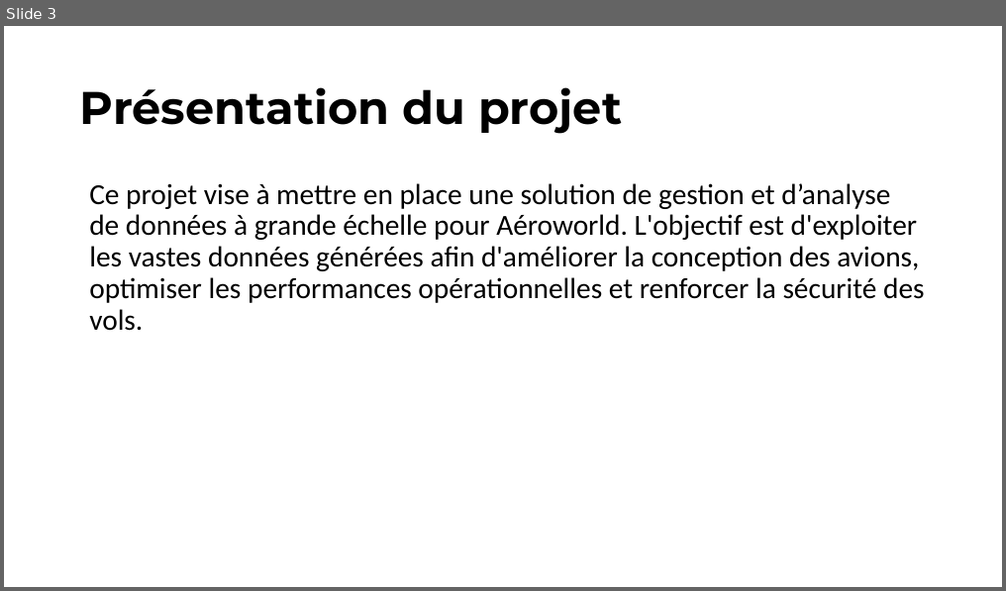
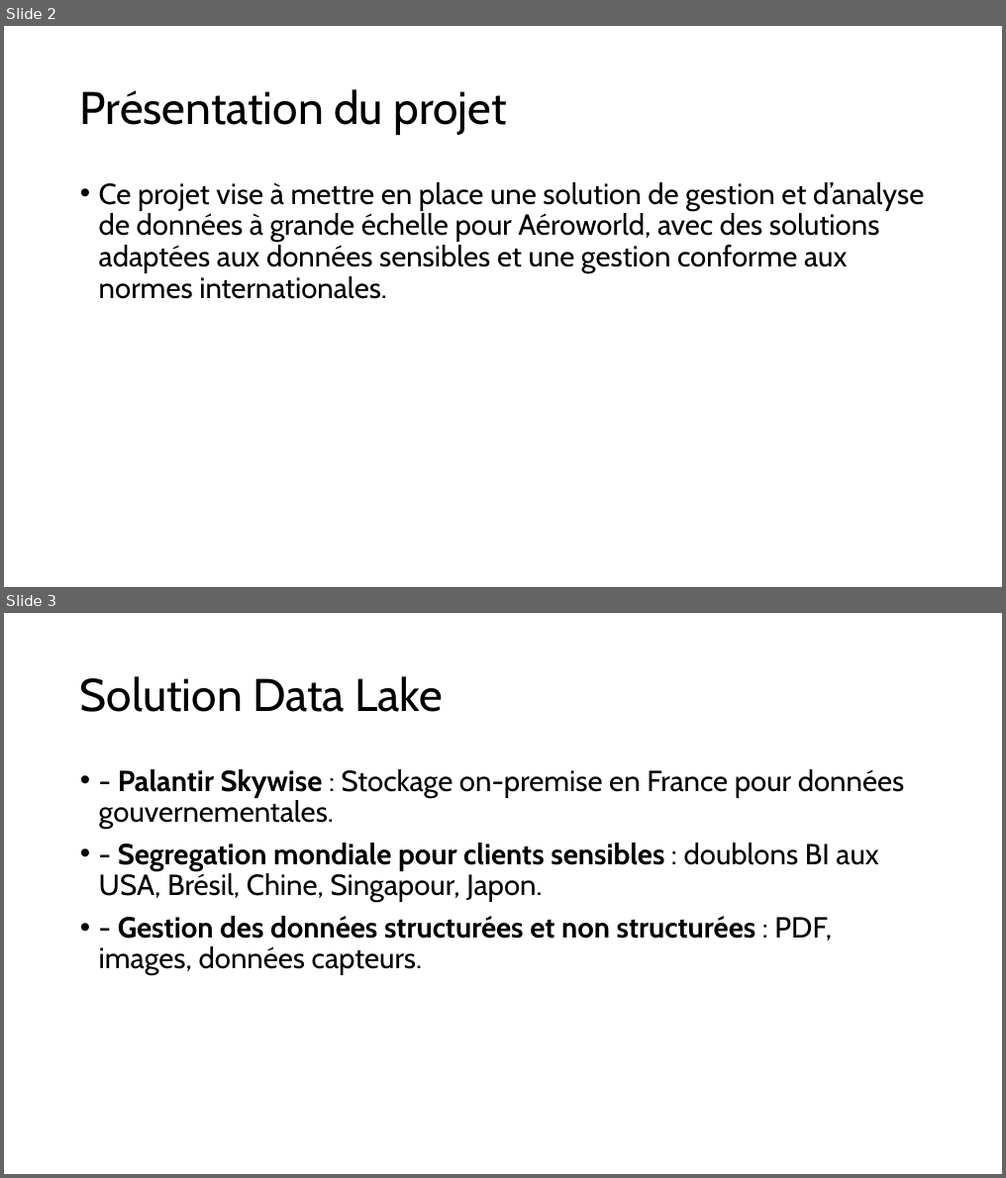
Before and after one commit to obenmaha/Download, a slide deck: Trame cahier des charges.pptx. Shown one above the other, each under a label of ours: slide 3 before the commit, slides 2 and 3 after it. The pictures are 1006x591 and 1006x1178 pixels, drawn with LibreOffice and Linux fonts; fonts in the diff are those of the drawing. Boxes give left, top, right and bottom in pixels: in the first picture for what was removed or moved away, otherwise in the second. Text is boxed around its words. In the diff, an @@ line names an element or a change of style, - is before the commit and + after.

```diff
--- a/Trame cahier des charges.pptx
+++ b/Trame cahier des charges.pptx
@@ slide 3 added at (x1=4, y1=613, x2=1002, y2=1174), background #FFFFFF @@
@@ title added at (x1=80, y1=676, x2=443, y2=712), 44 pt, text #000000 @@
+Solution Data Lake
@@ text added at (x1=99, y1=769, x2=905, y2=976), 28 pt, text #000000 @@
+• - Palantir Skywise : Stockage on-premise en France pour données gouvernementales.
+• - Segregation mondiale pour clients sensibles : doublons BI aux USA, Brésil, Chine, Singapour, Japon.
+• - Gestion des données structurées et non structurées : PDF, images, données capteurs.
@@ what was slide 3 is now slide 2 @@
@@ slide 2 changed as well @@
@@ title "Présentation du projet" at (x1=80, y1=89, x2=507, y2=135): font Montserrat to Cabin, bold off @@
@@ text at (x1=99, y1=182, x2=924, y2=299): text changed; font Calibri to Cabin @@
-Ce projet vise à mettre en place une solution de gestion et d’analyse de données à grande échelle pour Aéroworld. L'objectif est d'exploiter les vastes données générées afin d'améliorer la conception des avions, optimiser les performances opérationnelles et renforcer la sécurité des vols.
+• Ce projet vise à mettre en place une solution de gestion et d’analyse de données à grande échelle pour Aéroworld, avec des solutions adaptées aux données sensibles et une gestion conforme aux normes internationales.
```
Also in this commit, not shown: 6 other slides changed, 1 other slide added, 7 slides removed.
